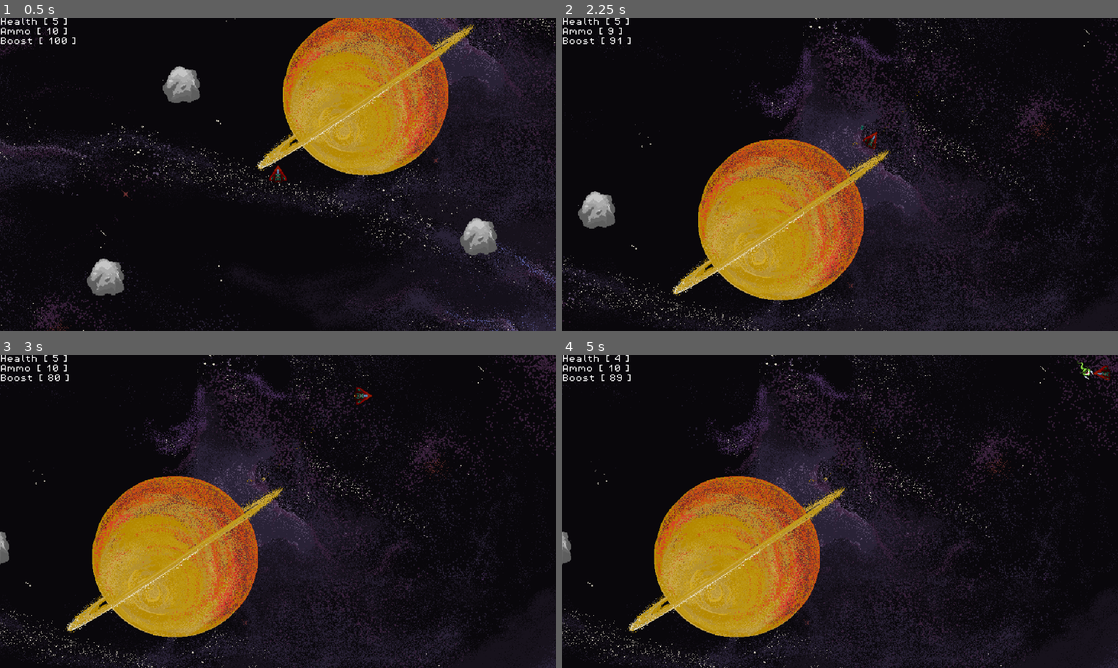
Above: before the commit, frames 1-4 (two rows, left to right).
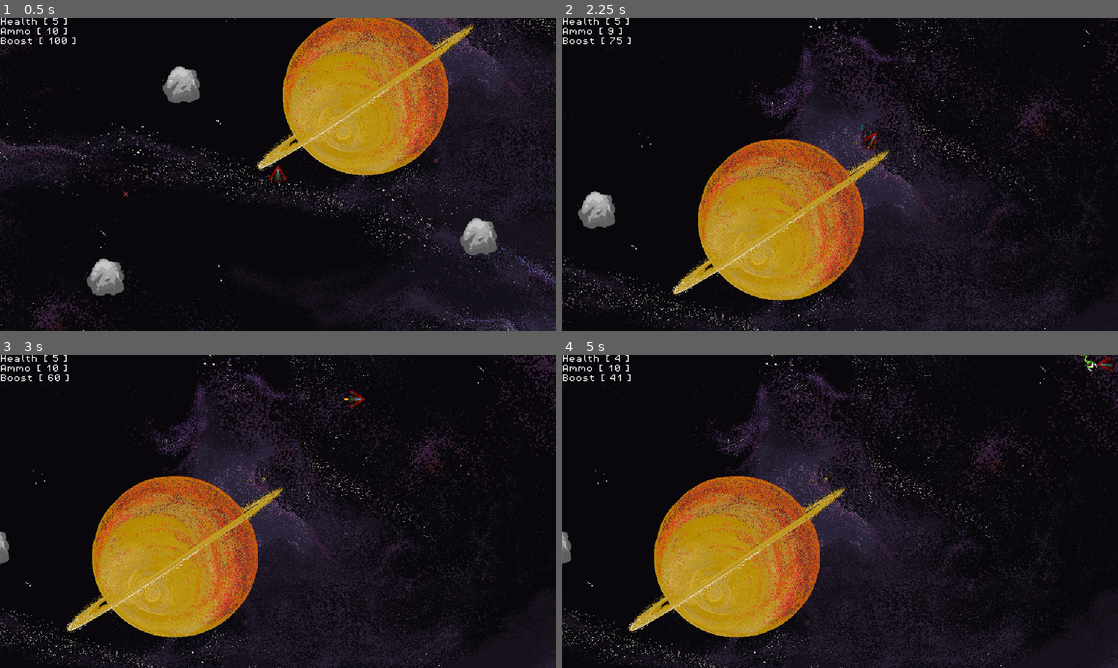
Above: after the commit, the same moments.

Repository: rylanharwood2/Adrift
Game: Godot game, scene res://scenes/game.tscn
Same seed, same stepped clock (60 frames per second), same inputs: the game is played once before the commit and once after it.
Inputs:
- Up to frame 1 (0.5 s): no input
- Up to frame 2 (2.25 s): tap Enter at 0.5 s; hold D (move_right) 0.53-1.28 s; hold Alt (boost) 0.53-1.28 s; hold Left (move_left) 1.28-2.03 s; tap Alt (boost) at 1.35 s; hold D (move_right) from 2.03 s (still down); hold Alt (boost) from 2.03 s (still down); tap Space (shoot) at 2.1 s
- Up to frame 3 (3 s): release D (move_right) at 2.78 s; release Alt (boost) at 2.78 s; hold W (move_up) from 2.78 s (still down); tap Alt (boost) at 2.85 s
- Up to frame 4 (5 s): release W (move_up) at 3.53 s; hold Alt (boost) 3.53-4.28 s; hold Left (move_left) from 3.53 s (still down); tap Space (shoot) at 4.35 s; tap Alt (boost) at 4.55 s

Frame 1 is identical in both runs. In frame 2, less than 0.1% of the frame differs, in the area x 8-56%, y 6-42%; in frame 3, 0.2%; in frame 4, 0.3%, in the area x 8-100%, y 0-9%.

Commit message:
Expands boost functionality

Diff:
--- a/scenes/player.tscn
+++ b/scenes/player.tscn
@@ -220,7 +220,12 @@
 wait_time = 0.3
 one_shot = true
 
+[node name="boost_cooldown_timer" type="Timer" parent="."]
+wait_time = 2.0
+one_shot = true
+
 [connection signal="ready" from="." to="." method="_on_ready"]
 [connection signal="timeout" from="reload_timer" to="." method="_on_reload_timer_timeout"]
 [connection signal="body_entered" from="enemy_detector" to="." method="_on_enemy_detector_body_entered"]
 [connection signal="timeout" from="flash_timer" to="." method="_on_flash_timer_timeout"]
+[connection signal="timeout" from="boost_cooldown_timer" to="." method="_on_boost_cooldown_timer_timeout"]
--- a/scenes/suicune_enemy.tscn
+++ b/scenes/suicune_enemy.tscn
@@ -320,8 +320,6 @@
 sprite_frames = SubResource("SpriteFrames_34dbm")
 animation = &"death"
 autoplay = "idle"
-frame = 17
-frame_progress = 1.0
 
 [node name="CollisionShape2D" type="CollisionShape2D" parent="."]
 rotation = 1.5708
--- a/scripts/player.gd
+++ b/scripts/player.gd
@@ -12,10 +12,10 @@
 @export var flame_on_counter : int = 0
 @export var idle_couter : int = 0
 
-@export var acceleration: float = 90.0  	# Acceleration while pressing forward
-@export var max_speed: float = 200.0      	# Maximum speed the spaceship can reach
-@export var friction: float = 0.99        	# Friction for gradual slowdown
-@export var rotation_speed: float = 2    	# Rotation speed when pressing a side input
+@export var acceleration: float = 90.0  	## Acceleration while pressing forward
+@export var max_speed: float = 200.0      	## Maximum speed the spaceship can reach
+@export var friction: float = 0.99        	## Friction for gradual slowdown
+@export var rotation_speed: float = 2    	## Rotation speed when pressing a side input
 @export var boost_meter: float = 100.0
 
 
@@ -26,14 +26,14 @@
 var is_colliding: bool = false
 var is_tilting: bool = false
 var is_boosting: bool = false
+var is_boost_recharging: bool = true
 var rotation_direction = 0
 
 var scene = preload("res://scenes/bullet.tscn")
 
-# Weapon Mechanics
+## Weapon Mechanics
 func shoot(_bullet_typey):
 	var bullet = scene.instantiate()
-
 	$shoot_sound.set_pitch_scale(rng.randf_range(0.95, 1.25))
 	$shoot_sound.play()
 	owner.add_child(bullet)
@@ -41,30 +41,20 @@
 	ammo -= 1
 
 func reload():
-
 	if ammo < ammo_cap:
 		$reload_timer.start()
-
-func _on_reload_timer_timeout() -> void:
-	ammo += 1
 
 func flash():
 	$AnimatedSprite2D.material.set_shader_parameter("flash_modifier", 0.8)
 	$flash_timer.start()
 
-# enemy latch on
-
-
 # boooooooooost
 func boost() -> void:
 	if boost_meter > 0:
-		max_speed = 300
 		velocity += (rotation_direction * acceleration * 0.25)
 		boost_meter -= 0.4
 	if (velocity.length() > max_speed):
 		velocity = velocity.normalized() * max_speed
-	else:
-		pass
 
 func play_tilting_animation() -> void:
 	var tilting_direction = Input.get_axis("move_left", "move_right")
@@ -80,20 +70,22 @@
 
 func play_flame_amimation() -> void:
 	# TODO make flame_on_counter / idle_counter into one variable
-	if Input.is_action_pressed("move_up") and flame_on_counter == 0:
+	var flame_on = Input.is_action_pressed("move_up") or Input.is_action_pressed("boost") # FLAME ON!
+	if flame_on and flame_on_counter == 0:
 		$flame_on.play("flame_on")
 		flame_on_counter += 1
 		idle_couter = 0
-	if !Input.is_action_pressed("move_up") and idle_couter == 0:
+	if !flame_on and idle_couter == 0:
 		$flame_on.play("idle")
 		flame_on_counter = 0
 		idle_couter += 1
 
-
+func _on_ready() -> void:
+	$ship_startup.play()
+	$invulnerability_frames.start()
 
 # Control Loop
 func _physics_process(delta: float) -> void:
-
 	if Input.is_action_just_pressed("shoot"):
 		if (ammo > 0):
 			shoot("")
@@ -102,6 +94,7 @@
 		reload()
 
 	var forward_input = Input.is_action_pressed("move_up")
+	var boost_input = Input.is_action_pressed("boost")
 	var directional_input = Input.get_axis("move_left","move_right")
 
 	rotation_direction = Vector2(1, 0).rotated(rotation)
@@ -109,7 +102,7 @@
 	if forward_input:
 		velocity += (rotation_direction * acceleration * delta)
 		if (velocity.length() > max_speed):
-				velocity = velocity.normalized() * max_speed
+			velocity = velocity.normalized() * max_speed
 	elif !forward_input:
 		velocity *= friction
 
@@ -119,34 +112,19 @@
 		rotation_degrees += rotation_speed
 
 	play_tilting_animation()
-
 	play_flame_amimation()
 
-	# TODO recharge if boost_meter is 0 but the button is still held down
-	#if (Input.is_action_pressed("boost") and is_boosting):
-		#is_boosting = true
-		#if is_boosting and boost_meter != 0:
-			#boost()
-		#else:
-			#is_boosting = false
-	#elif !Input.is_action_pressed("boost"):
-		#is_boosting = false
-		#if boost_meter < 100:
-			#boost_meter += 0.4
-
-	if Input.is_action_pressed("boost"):
-		if boost_meter > 0:
-			is_boosting = true
-			boost()
-		else:
-			is_boosting = false
-			if boost_meter < 100:
-				boost_meter += 1.5
+	if Input.is_action_pressed("boost") and boost_meter > 0:
+		is_boost_recharging = false
+		$boost_cooldown_timer.start()
+		is_boosting = true
+		max_speed = 300.0
+		boost()
 	elif !Input.is_action_pressed("boost"):
+		max_speed = 200.0
 		is_boosting = false
-		if boost_meter < 100:
+		if boost_meter < 100 and is_boost_recharging:
 			boost_meter += 0.4
-
 
 	move_and_slide()
 
@@ -157,14 +135,13 @@
 		$player_hurt.play()
 		flash()
 		health -= 1
-		#is_colliding = true
-
-
-
-func _on_ready() -> void:
-	$ship_startup.play()
-	$invulnerability_frames.start()
 
 
 func _on_flash_timer_timeout() -> void:
 	$AnimatedSprite2D.material.set_shader_parameter("flash_modifier", 0)
+
+func _on_reload_timer_timeout() -> void:
+	ammo += 1
+
+func _on_boost_cooldown_timer_timeout() -> void:
+	is_boost_recharging = true
